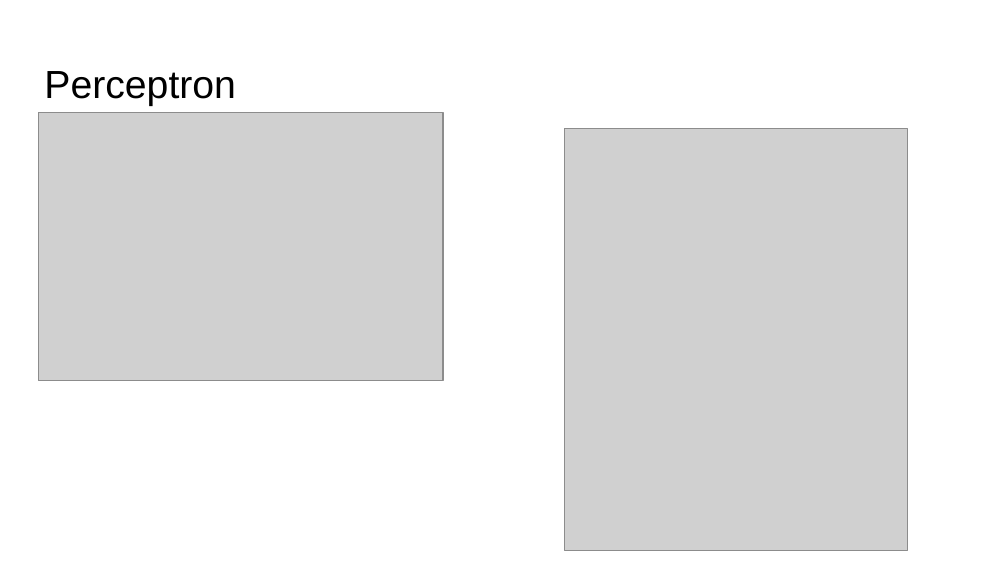
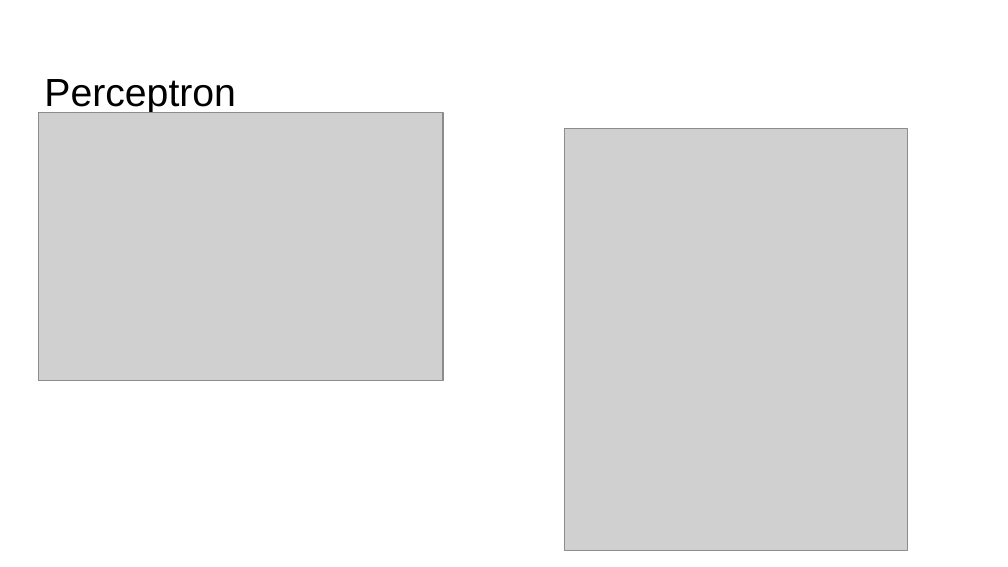
Before and after one commit to exeex/ml-course-slide, a slide deck: slide 2 of C3-DNN.pptx. Drawn at 1008x567 pixels with LibreOffice and Linux fonts; fonts in the diff are those of the drawing; grey boxes stand for pictures. Boxes give left, top, right and bottom in pixels: in the first picture for what was removed or moved away, otherwise in the second. Text is boxed around its words. In the diff, an @@ line names an element or a change of style, - is before the commit and + after.

```diff
--- a/C3-DNN.pptx
+++ b/C3-DNN.pptx
@@ title "Perceptron" moved from (x1=44, y1=71, x2=236, y2=106) to (x1=44, y1=79, x2=236, y2=114) @@
```
Also in this commit, not shown: 5 other slides changed, 3 slides added, 1 slide removed, 1 other file.
